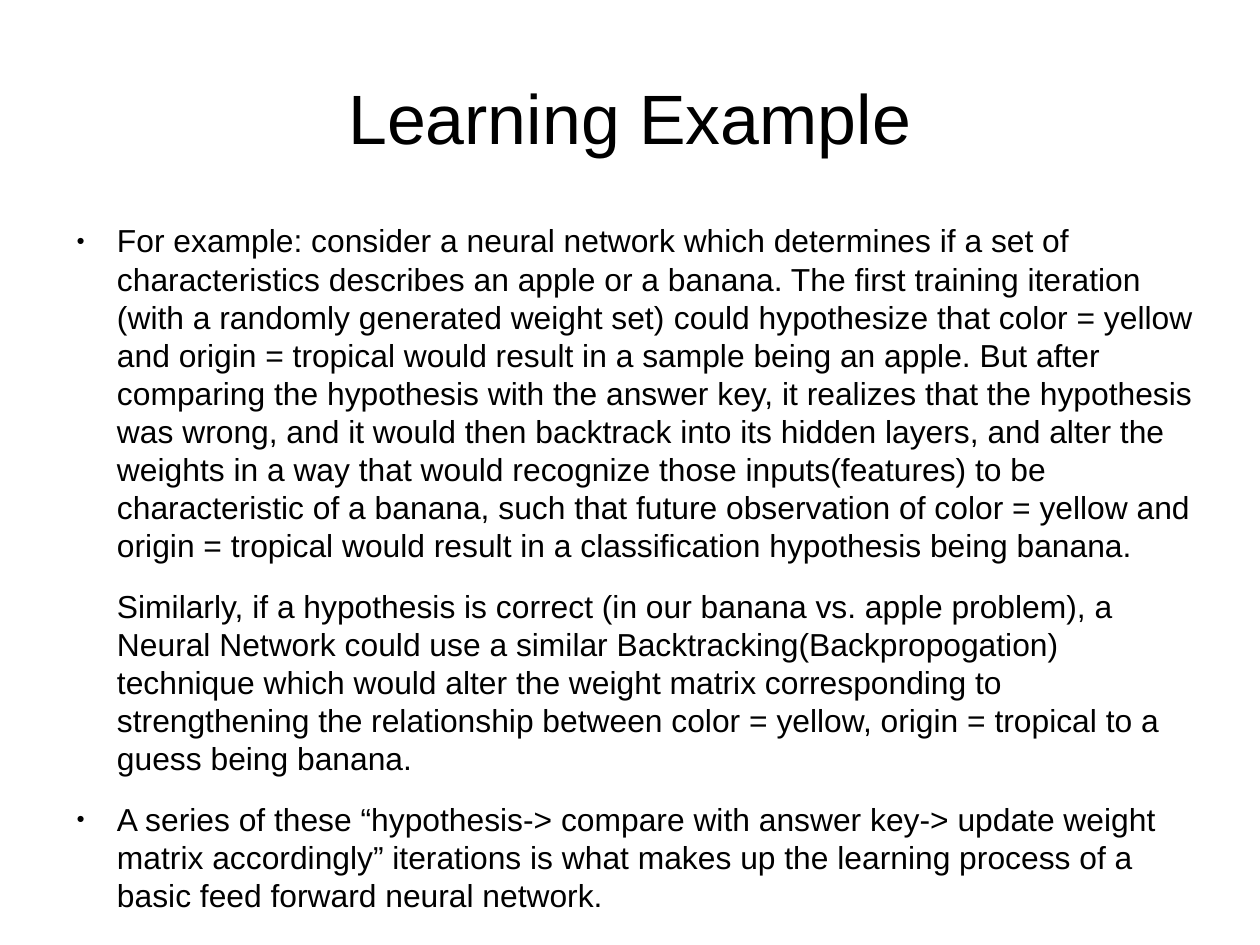
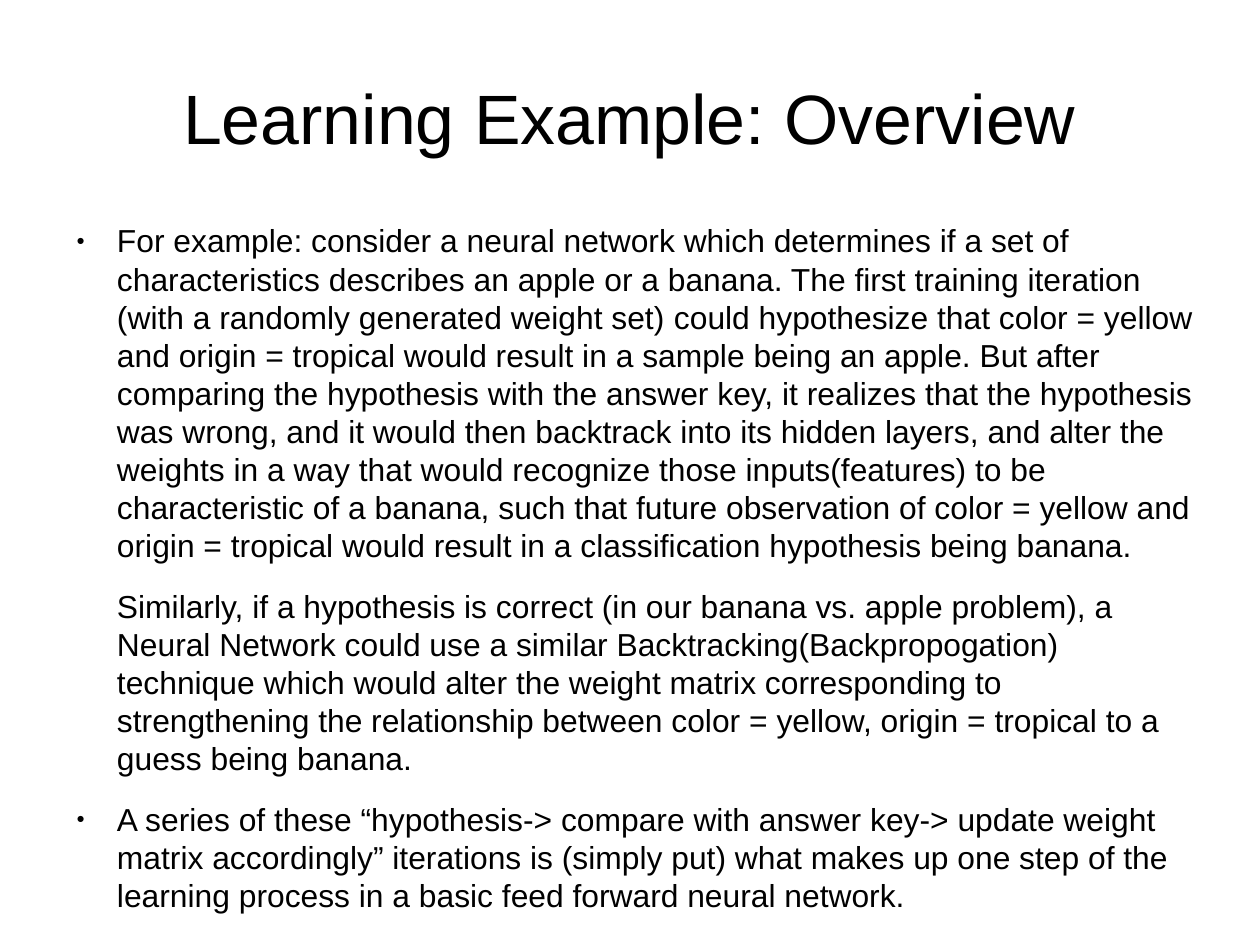
Before and after one commit to sofiabesenski4/MedicalLetterAI, a slide deck: slide 27 of Slides/Intro to Neural Nets and Deep Learning/1-slides.odp (slide 25 before the commit). Drawn at 1260x945 pixels with LibreOffice and Linux fonts; fonts in the diff are those of the drawing. Boxes give left, top, right and bottom in pixels: in the first picture for what was removed or moved away, otherwise in the second. Text is boxed around its words. In the diff, an @@ line names an element or a change of style, - is before the commit and + after.

Commit message:
finished the neural network introductory slides for Jan 25th meeting

```diff
--- a/Slides/Intro to Neural Nets and Deep Learning/1-slides.odp
+++ b/Slides/Intro to Neural Nets and Deep Learning/1-slides.odp
@@ title at [183, 93, 1075, 157]: text changed @@
-Learning Example
+Learning Example: Overview
@@ text at [117, 808, 1167, 913]: text changed @@
-● A series of these “hypothesis-> compare with answer key-> update weight matrix accordingly” iterations is what makes up the learning process of a basic feed forward neural network.
+● A series of these “hypothesis-> compare with answer key-> update weight matrix accordingly” iterations is (simply put) what makes up one step of the learning process in a basic feed forward neural network.
```
Also in this commit, not shown: 3 other slides changed, 25 slides added, 13 slides removed, 1 other file.
